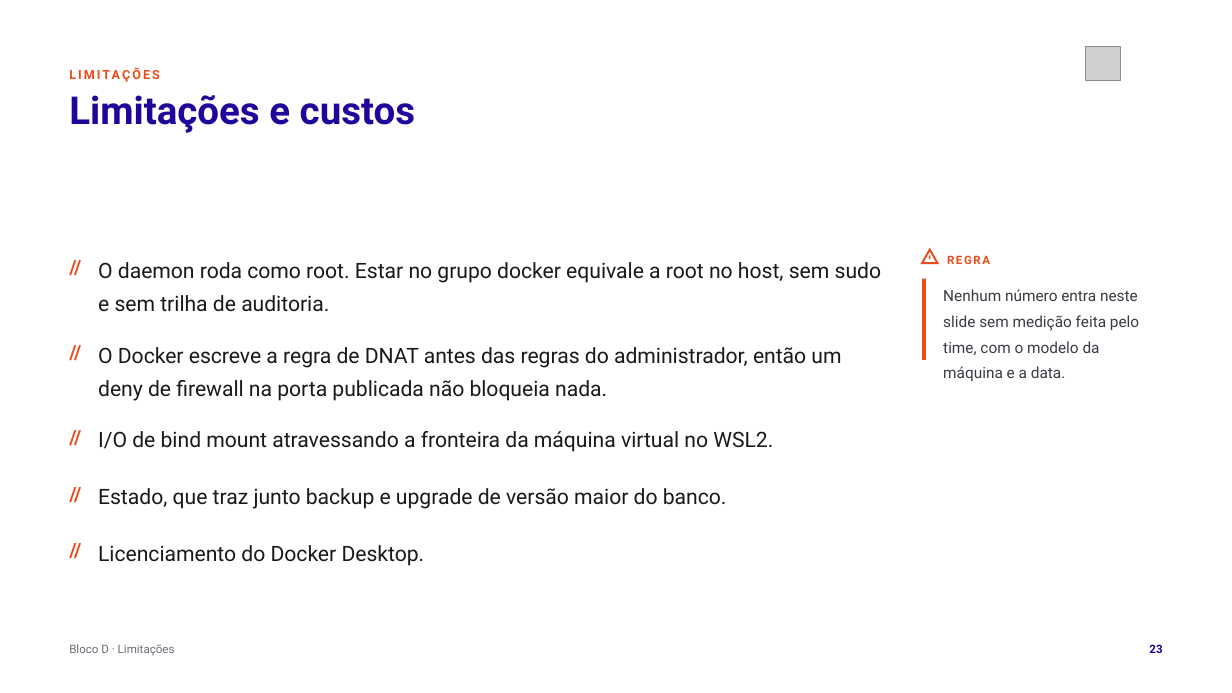
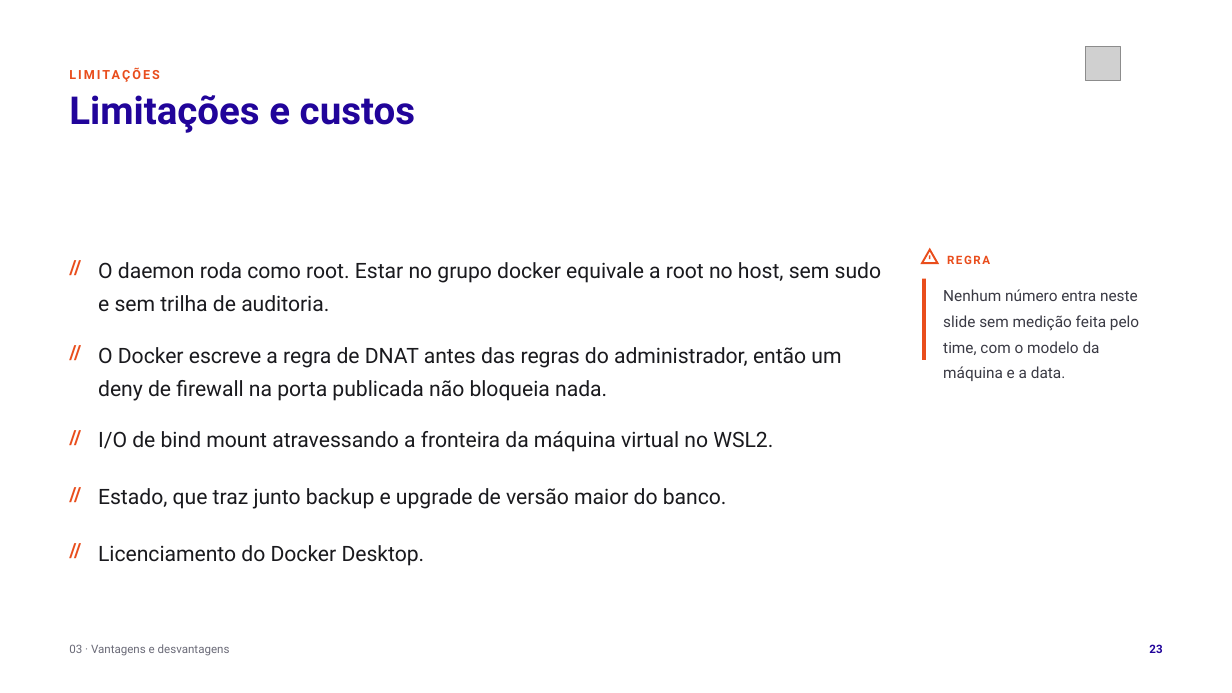
Before and after one commit to tcpassos/invite-app, a slide deck: slide 23 of trabalhos/T1-Docker-Invite-People.pptx. Drawn at 1232x693 pixels with LibreOffice and Linux fonts; fonts in the diff are those of the drawing; grey boxes stand for pictures. Boxes give left, top, right and bottom in pixels: in the first picture for what was removed or moved away, otherwise in the second. Text is boxed around its words. In the diff, an @@ line names an element or a change of style, - is before the commit and + after.

```diff
--- a/trabalhos/T1-Docker-Invite-People.pptx
+++ b/trabalhos/T1-Docker-Invite-People.pptx
@@ text at <box>69,644,230,656</box>: text changed @@
-Bloco D · Limitações
+03 · Vantagens e desvantagens
```
Also in this commit, not shown: 29 other slides changed, 33 other files.
